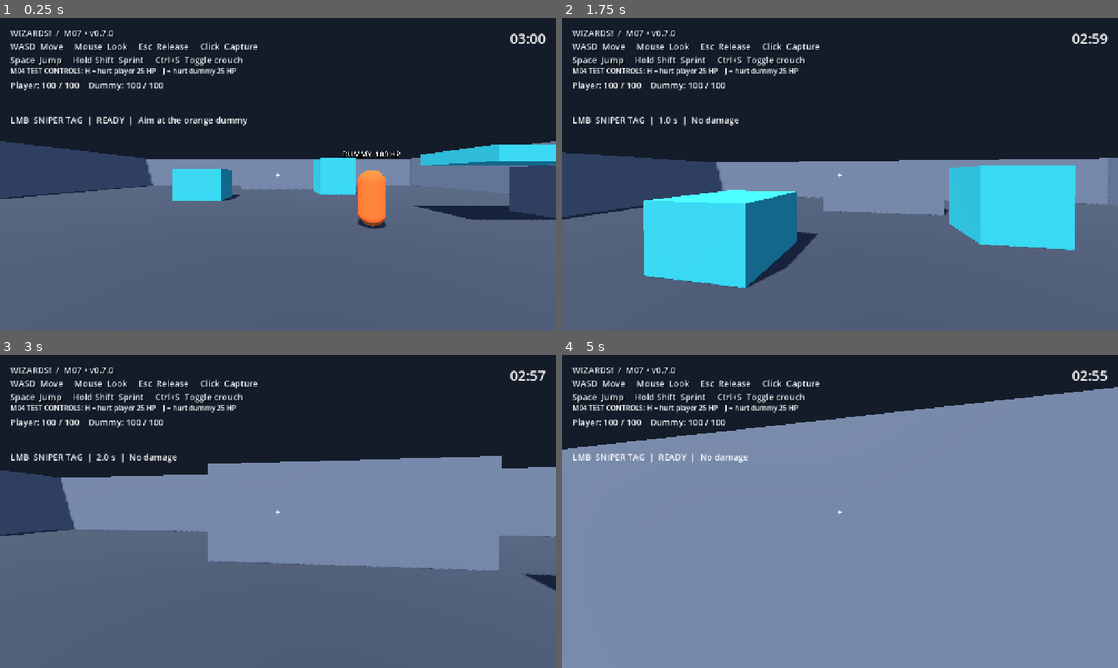
Above: before the commit, frames 1-4 (two rows, left to right).
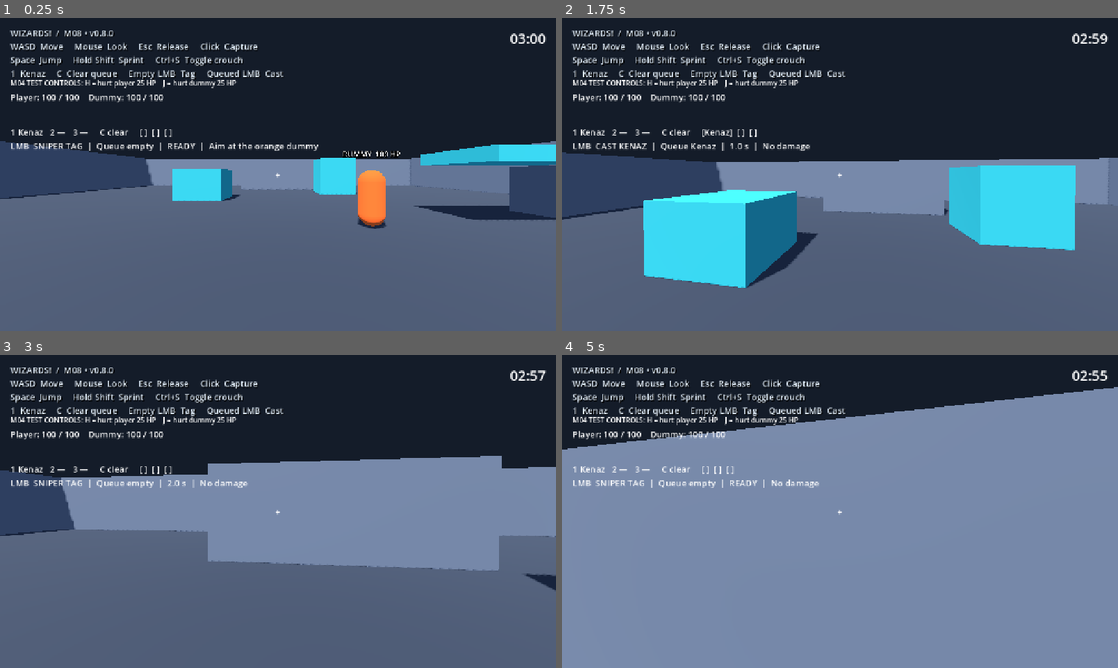
Above: after the commit, the same moments.

Repository: Addersoft/MAGICIDE-
Game: Godot game, scene res://scenes/boot/main.tscn
Two runs of this game, one before a commit and one after it. Both use one fixed random seed, a clock stepped at 60 frames per second and the inputs below.
Inputs (mouse positions are in pixels of both pictures, inside the frame that each line leads up to):
- Up to frame 1 (0.25 s): no input
- Up to frame 2 (1.75 s): tap Enter at 0.5 s; move the mouse to (867, 174) at 0.52 s; hold Ctrl (crouch_modifier) 0.53-1.28 s; hold W (move_forward) from 0.53 s (still down); click (867, 174) at 0.67 s; tap Space (jump) at 0.77, 1.07, 1.52 s; tap Shift (sprint) at 0.8, 1.35 s; move the mouse to (812, 174) at 1.27 s; click (812, 174) at 1.42 s; tap 1 (rune_1, bound only after the commit) at 1.55 s
- Up to frame 3 (3 s): keep holding W (move_forward); tap Space (jump) at 1.82 s; move the mouse to (289, 505) at 2.02 s; hold 1 (rune_1, bound only after the commit) 2.03-2.78 s; click (289, 505) at 2.17 s; tap 2 (rune_2, bound only after the commit) at 2.3, 2.85 s; move the mouse to (272, 517) at 2.77 s; click (272, 517) at 2.92 s
- Up to frame 4 (5 s): keep holding W (move_forward); tap Space (jump) at 3.02, 3.32, 3.77, 4.07, 4.52, 4.55, 4.82 s; tap 3 (rune_3, bound only after the commit) at 3.05 s; move the mouse to (878, 514) at 3.52 s; hold 3 (rune_3, bound only after the commit) 3.53-4.28 s; click (878, 514) at 3.67 s; tap C (rune_clear, bound only after the commit) at 3.8, 4.35 s; move the mouse to (795, 508) at 4.27 s; click (795, 508) at 4.42 s

The runs differ from the first frame. In frame 1, 3.2% of the frame differs, in the area x 2-58%, y 4-43%; in frame 2, 2.9%; in frame 3, 2.8%; in frame 4, 2.7%.

Commit message:
M08: Kenaz rune queue and first hitscan spell
Data-driven Kenaz resource, three-slot queue (key 1 / C), empty-queue Tag
unchanged, Kenaz-only casts 16/20/24, unsupported mixes rejected. Headless
M01–M08: 124 checks pass.

Diff:
--- /dev/null
+++ b/data/runes/kenaz.tres
@@ -0,0 +1,7 @@
+[gd_resource type="Resource" script_class="RuneDefinition" load_steps=2 format=3]
+[ext_resource type="Script" path="res://scripts/runes/rune_definition.gd" id="1"]
+[resource]
+script = ExtResource("1")
+id = &"kenaz"
+display_name = "Kenaz"
+color = Color(1, 0.45, 0.12, 1)
--- a/project.godot
+++ b/project.godot
@@ -1,6 +1,9 @@
+; Engine configuration file.
 config_version=5
+[animation]
+compatibility/default_parent_skeleton_in_mesh_instance_3d=true
 [application]
-config/name="WIZARDS! — M07 v0.7.0"
+config/name="WIZARDS! — M08 v0.8.0"
 run/main_scene="res://scenes/boot/main.tscn"
 config/features=PackedStringArray("4.5", "GL Compatibility")
 [display]
@@ -64,3 +67,20 @@
 "deadzone": 0.2,
 "events": [Object(InputEventMouseButton,"button_index":1)]
 }
+
+rune_1={
+"deadzone": 0.2,
+"events": [Object(InputEventKey,"physical_keycode":49)]
+}
+rune_2={
+"deadzone": 0.2,
+"events": [Object(InputEventKey,"physical_keycode":50)]
+}
+rune_3={
+"deadzone": 0.2,
+"events": [Object(InputEventKey,"physical_keycode":51)]
+}
+rune_clear={
+"deadzone": 0.2,
+"events": [Object(InputEventKey,"physical_keycode":67)]
+}
--- a/scenes/boot/main.tscn
+++ b/scenes/boot/main.tscn
@@ -6,6 +6,7 @@
 [ext_resource type="Script" path="res://scripts/ui/combat_status.gd" id="5"]
 [ext_resource type="Script" path="res://scripts/match/round_manager.gd" id="6"]
 [ext_resource type="Script" path="res://scripts/ui/round_hud.gd" id="7"]
+[ext_resource type="Script" path="res://scripts/ui/rune_hud.gd" id="8"]
 [sub_resource type="Environment" id="Environment"]
 background_mode=1
 background_color=Color(0.08,0.11,0.16,1)
@@ -28,7 +29,7 @@
 [node name="Instructions" type="Label" parent="HUD"]
 offset_left=24.0
 offset_top=20.0
-offset_right=850.0
+offset_right=1100.0
 offset_bottom=110.0
 mouse_filter=2
 theme_override_colors/font_color=Color(0.9,0.95,1,1)
@@ -36,9 +37,10 @@
 theme_override_constants/shadow_offset_x=2
 theme_override_constants/shadow_offset_y=2
 theme_override_font_sizes/font_size=20
-text="WIZARDS!  /  M07 • v0.7.0
+text="WIZARDS!  /  M08 • v0.8.0
 WASD  Move     Mouse  Look     Esc  Release     Click  Capture
-Space  Jump     Hold Shift  Sprint     Ctrl+S  Toggle crouch"
+Space  Jump     Hold Shift  Sprint     Ctrl+S  Toggle crouch
+1  Kenaz     C  Clear queue     Empty LMB  Tag     Queued LMB  Cast"
 [node name="Crosshair" type="Label" parent="HUD"]
 anchors_preset=8
 anchor_left=0.5
@@ -58,26 +60,35 @@
 position=Vector3(3,0,2)
 [node name="HealthStatus" type="Label" parent="HUD"]
 offset_left=24.0
-offset_top=140.0
+offset_top=168.0
 offset_right=1100.0
-offset_bottom=210.0
+offset_bottom=238.0
 mouse_filter=2
 theme_override_font_sizes/font_size=20
 [node name="DamageInstructions" type="Label" parent="HUD"]
 offset_left=24.0
-offset_top=110.0
+offset_top=138.0
 offset_right=1100.0
-offset_bottom=140.0
+offset_bottom=168.0
 mouse_filter=2
 text="M04 TEST CONTROLS: H = hurt player 25 HP    J = hurt dummy 25 HP"
 [node name="DamageTestbed" type="Node" parent="."]
 script=ExtResource("4")
 
+[node name="RuneStatus" type="Label" parent="HUD"]
+offset_left=24.0
+offset_top=248.0
+offset_right=1100.0
+offset_bottom=280.0
+mouse_filter=2
+theme_override_font_sizes/font_size=20
+script=ExtResource("8")
+
 [node name="CombatStatus" type="Label" parent="HUD"]
 offset_left=24.0
-offset_top=220.0
+offset_top=280.0
 offset_right=1100.0
-offset_bottom=255.0
+offset_bottom=320.0
 mouse_filter=2
 theme_override_font_sizes/font_size=20
 script=ExtResource("5")
--- a/scenes/player/player.tscn
+++ b/scenes/player/player.tscn
@@ -7,9 +7,13 @@
 [ext_resource type="Script" path="res://scripts/combat/knockback_component.gd" id="6"]
 [ext_resource type="Script" path="res://scripts/combat/combat_controller.gd" id="7"]
 [ext_resource type="Script" path="res://scripts/actors/respawn_controller.gd" id="8"]
+[ext_resource type="Script" path="res://scripts/runes/rune_queue.gd" id="9"]
+[ext_resource type="Script" path="res://scripts/runes/rune_billboard.gd" id="10"]
 [sub_resource type="CapsuleShape3D" id="Capsule"]
 radius=0.35
 height=1.8
+[sub_resource type="BoxMesh" id="RuneBox"]
+size=Vector3(0.18, 0.18, 0.04)
 [node name="Player" type="CharacterBody3D"]
 collision_layer=2
 collision_mask=3
@@ -41,3 +45,21 @@
 
 [node name="Respawn" type="Node" parent="."]
 script=ExtResource("8")
+
+[node name="RuneQueue" type="Node" parent="."]
+script=ExtResource("9")
+
+[node name="RuneBillboard" type="Node3D" parent="."]
+position=Vector3(0, 2.15, 0)
+script=ExtResource("10")
+[node name="Slot0" type="MeshInstance3D" parent="RuneBillboard"]
+transform=Transform3D(1, 0, 0, 0, 1, 0, 0, 0, 1, -0.24, 0, 0)
+mesh=SubResource("RuneBox")
+visible=false
+[node name="Slot1" type="MeshInstance3D" parent="RuneBillboard"]
+mesh=SubResource("RuneBox")
+visible=false
+[node name="Slot2" type="MeshInstance3D" parent="RuneBillboard"]
+transform=Transform3D(1, 0, 0, 0, 1, 0, 0, 0, 1, 0.24, 0, 0)
+mesh=SubResource("RuneBox")
+visible=false
--- a/scripts/combat/combat_controller.gd
+++ b/scripts/combat/combat_controller.gd
@@ -1,20 +1,25 @@
 extends Node
-## Local M05 attack authority. Rune dispatch and networking are future milestones.
+## Local attack authority. Empty queue is Tag; Kenaz-only queues are the M08 spell.
 signal combat_reset
 signal shot_resolved(hit_position: Vector3, damage: float)
+signal cast_failed(reason: String)
 const TAG_DAMAGE: float = 12.0
 const TAG_COOLDOWN: float = 2.0
 const QUERY_RANGE: float = 1000.0 # Covers the bounded 40 m arena; no damage falloff.
 const KNOCKBACK_SPEED: float = 5.0
 var cooldown_remaining: float = 0.0
+var last_kind: String = "tag"
 var _pending: bool = false
 @onready var actor: CharacterBody3D = get_parent()
 @onready var health = actor.get_node("Health")
 @onready var controls = actor.get_node("PlayerInput")
 @onready var camera: Camera3D = actor.get_node("View/Camera3D")
+@onready var rune_queue = actor.get_node("RuneQueue")
 
 func _ready() -> void:
 	controls.primary_requested.connect(request_tag)
+	controls.rune_insert_requested.connect(_insert)
+	controls.rune_clear_requested.connect(_clear)
 	controls.capture_changed.connect(_capture_changed)
 	health.died.connect(_cancel)
 
@@ -22,6 +27,16 @@
 	if health.is_dead or not controls.controls_active or cooldown_remaining > 0.0:
 		return
 	_pending = true
+
+func _insert(index: int) -> void:
+	if health.is_dead or not controls.controls_active:
+		return
+	rune_queue.insert_bind(index)
+
+func _clear() -> void:
+	if health.is_dead or not controls.controls_active:
+		return
+	rune_queue.clear()
 
 func _cancel() -> void:
 	_pending = false
@@ -37,6 +52,14 @@
 	_pending = false
 	if health.is_dead or not controls.controls_active or cooldown_remaining > 0.0:
 		return
+	var recipe: Dictionary = SpellCatalog.resolve(rune_queue.snapshot())
+	var kind: String = str(recipe.get("kind", "unsupported"))
+	if kind == "unsupported":
+		cast_failed.emit("unsupported mix")
+		return
+	if kind != "tag":
+		rune_queue.consume()
+	last_kind = kind
 	cooldown_remaining = TAG_COOLDOWN
 	var origin: Vector3 = camera.global_position
 	var direction: Vector3 = -camera.global_basis.z
@@ -45,13 +68,14 @@
 	query.hit_from_inside = true
 	var hit: Dictionary = actor.get_world_3d().direct_space_state.intersect_ray(query)
 	var applied: float = 0.0
+	var damage: float = float(recipe.get("damage", TAG_DAMAGE))
 	if not hit.is_empty():
 		endpoint = hit.position
 		var target = hit.collider
 		if target is Node:
 			var target_health = target.get_node_or_null("Health")
 			if target_health != null and target_health.has_method("apply_damage"):
-				applied = target_health.apply_damage(TAG_DAMAGE)
+				applied = target_health.apply_damage(damage)
 				if applied > 0.0 and target.has_method("apply_knockback"):
 					target.apply_knockback(direction * KNOCKBACK_SPEED)
 	shot_resolved.emit(endpoint, applied)
@@ -59,4 +83,6 @@
 func reset_for_respawn() -> void:
 	_pending = false
 	cooldown_remaining = 0.0
+	last_kind = "tag"
+	rune_queue.clear()
 	combat_reset.emit()
--- a/scripts/player/player_input.gd
+++ b/scripts/player/player_input.gd
@@ -3,6 +3,8 @@
 signal primary_requested
 signal look_requested(delta_pixels: Vector2)
 signal capture_changed(captured: bool)
+signal rune_insert_requested(index: int)
+signal rune_clear_requested
 var controls_active: bool = false
 var gameplay_enabled: bool = true
 var _discard_motion: bool = false
@@ -41,6 +43,18 @@
 		if not event.ctrl_pressed:
 			primary_requested.emit()
 		get_viewport().set_input_as_handled()
+	elif event.is_action_pressed("rune_1") and controls_active:
+		rune_insert_requested.emit(0)
+		get_viewport().set_input_as_handled()
+	elif event.is_action_pressed("rune_2") and controls_active:
+		rune_insert_requested.emit(1)
+		get_viewport().set_input_as_handled()
+	elif event.is_action_pressed("rune_3") and controls_active:
+		rune_insert_requested.emit(2)
+		get_viewport().set_input_as_handled()
+	elif event.is_action_pressed("rune_clear") and controls_active:
+		rune_clear_requested.emit()
+		get_viewport().set_input_as_handled()
 	elif event is InputEventMouseMotion and controls_active:
 		if _discard_motion:
 			_discard_motion = false
--- /dev/null
+++ b/scripts/runes/rune_billboard.gd
@@ -0,0 +1,26 @@
+extends Node3D
+## World-space queue over the caster. Presentation only.
+@onready var queue = get_parent().get_node("RuneQueue")
+@onready var marks: Array[MeshInstance3D] = [$Slot0, $Slot1, $Slot2]
+
+func _ready() -> void:
+	queue.queue_changed.connect(_refresh)
+	_refresh()
+
+func _refresh() -> void:
+	var slots: PackedStringArray = queue.snapshot()
+	for i in marks.size():
+		var mesh: MeshInstance3D = marks[i]
+		if i >= slots.size():
+			mesh.visible = false
+			continue
+		mesh.visible = true
+		var mat := StandardMaterial3D.new()
+		mat.shading_mode = BaseMaterial3D.SHADING_MODE_UNSHADED
+		mat.albedo_color = _color_for(slots[i])
+		mesh.set_surface_override_material(0, mat)
+
+func _color_for(rune_id: String) -> Color:
+	if rune_id == "kenaz":
+		return Color(1.0, 0.45, 0.12, 1.0)
+	return Color(0.55, 0.58, 0.65, 1.0)
--- /dev/null
+++ b/scripts/runes/rune_definition.gd
@@ -0,0 +1,6 @@
+class_name RuneDefinition
+extends Resource
+## Authored rune identity. No runtime queue or actor state lives here.
+@export var id: StringName = &""
+@export var display_name: String = ""
+@export var color: Color = Color.WHITE
--- /dev/null
+++ b/scripts/runes/rune_queue.gd
@@ -0,0 +1,51 @@
+extends Node
+## Owns the three-slot combat queue. Newest rune is index 0 (slot 1).
+signal queue_changed
+const MAX_SLOTS: int = 3
+## Match bind keys 1/2/3. Empty string means unbound.
+@export var bound: PackedStringArray = PackedStringArray(["kenaz", "", ""])
+var slots: PackedStringArray = PackedStringArray()
+
+func insert_bind(index: int) -> bool:
+	if index < 0 or index >= bound.size():
+		return false
+	var rune: String = str(bound[index])
+	if rune.is_empty():
+		return false
+	var next := PackedStringArray()
+	next.append(rune)
+	for i in mini(slots.size(), MAX_SLOTS - 1):
+		next.append(slots[i])
+	slots = next
+	queue_changed.emit()
+	return true
+
+func push_id(rune_id: String) -> bool:
+	if rune_id.is_empty():
+		return false
+	var next := PackedStringArray()
+	next.append(rune_id)
+	for i in mini(slots.size(), MAX_SLOTS - 1):
+		next.append(slots[i])
+	slots = next
+	queue_changed.emit()
+	return true
+
+func clear() -> void:
+	if slots.is_empty():
+		return
+	slots = PackedStringArray()
+	queue_changed.emit()
+
+func consume() -> PackedStringArray:
+	var taken: PackedStringArray = slots.duplicate()
+	if not slots.is_empty():
+		slots = PackedStringArray()
+		queue_changed.emit()
+	return taken
+
+func snapshot() -> PackedStringArray:
+	return slots.duplicate()
+
+func is_empty() -> bool:
+	return slots.is_empty()
--- /dev/null
+++ b/scripts/runes/spell_catalog.gd
@@ -0,0 +1,17 @@
+class_name SpellCatalog
+extends RefCounted
+## Resolves a queue snapshot into a cast recipe. No world queries.
+const TAG_DAMAGE: float = 12.0
+const KENAZ_BASE: float = 12.0
+const KENAZ_STEP: float = 4.0
+
+static func resolve(queue: PackedStringArray) -> Dictionary:
+	if queue.is_empty():
+		return {"kind": "tag", "damage": TAG_DAMAGE, "label": "SNIPER TAG"}
+	var copies: int = 0
+	for rune_id in queue:
+		if rune_id != "kenaz":
+			return {"kind": "unsupported", "damage": 0.0, "label": "UNSUPPORTED"}
+		copies += 1
+	var damage: float = KENAZ_BASE + KENAZ_STEP * float(copies)
+	return {"kind": "kenaz", "damage": damage, "copies": copies, "label": "KENAZ"}
--- a/scripts/ui/combat_status.gd
+++ b/scripts/ui/combat_status.gd
@@ -1,23 +1,47 @@
 extends Label
 @onready var combat = get_parent().get_parent().get_node("Player/Combat")
+@onready var rune_queue = get_parent().get_parent().get_node("Player/RuneQueue")
 var last_result: String = "Aim at the orange dummy"
 
 func _ready() -> void:
 	combat.shot_resolved.connect(_shot)
 	combat.combat_reset.connect(_reset)
+	combat.cast_failed.connect(_failed)
+	rune_queue.queue_changed.connect(_queue)
 
 func _shot(_position: Vector3, damage: float) -> void:
-	last_result = "HIT — %.0f damage" % damage if damage > 0.0 else "No damage"
+	var kind: String = combat.last_kind
+	if damage > 0.0:
+		last_result = "%s HIT — %.0f damage" % [kind.to_upper(), damage]
+	else:
+		last_result = "No damage"
+
+func _failed(reason: String) -> void:
+	last_result = reason
+
+func _queue() -> void:
+	pass
 
 func _process(_delta: float) -> void:
 	if not combat.controls.gameplay_enabled:
-		text = "SNIPER TAG  |  Round ended"
+		text = "COMBAT  |  Round ended"
 		return
 	if combat.health.is_dead:
-		text = "SNIPER TAG  |  Disabled while dead"
+		text = "COMBAT  |  Disabled while dead"
 		return
 	var state: String = "READY" if combat.cooldown_remaining <= 0.0 else "%.1f s" % combat.cooldown_remaining
-	text = "LMB  SNIPER TAG  |  %s  |  %s" % [state, last_result]
+	var queue: String = _queue_text()
+	var weapon: String = "SNIPER TAG" if rune_queue.is_empty() else "CAST " + SpellCatalog.resolve(rune_queue.snapshot()).get("label", "SPELL")
+	text = "LMB  %s  |  %s  |  %s  |  %s" % [weapon, queue, state, last_result]
+
+func _queue_text() -> String:
+	var slots: PackedStringArray = rune_queue.snapshot()
+	if slots.is_empty():
+		return "Queue empty"
+	var names: PackedStringArray = PackedStringArray()
+	for rune_id in slots:
+		names.append(rune_id.capitalize())
+	return "Queue " + " > ".join(names)
 
 func _reset() -> void:
 	last_result = "Aim at the orange dummy"
--- /dev/null
+++ b/scripts/ui/rune_hud.gd
@@ -0,0 +1,16 @@
+extends Label
+@onready var rune_queue = get_parent().get_parent().get_node("Player/RuneQueue")
+
+func _ready() -> void:
+	rune_queue.queue_changed.connect(_refresh)
+	_refresh()
+
+func _refresh() -> void:
+	var slots: PackedStringArray = rune_queue.snapshot()
+	var cells: PackedStringArray = PackedStringArray()
+	for i in 3:
+		if i < slots.size():
+			cells.append("[%s]" % slots[i].capitalize())
+		else:
+			cells.append("[ ]")
+	text = "1 Kenaz   2 —   3 —     C clear     %s  %s  %s" % [cells[0], cells[1], cells[2]]
--- /dev/null
+++ b/tests/m08_smoke.gd
@@ -0,0 +1,123 @@
+extends SceneTree
+var failures: int = 0
+var shots: int = 0
+var fails: int = 0
+var last_damage: float = -1.0
+
+func _initialize() -> void:
+	call_deferred("run")
+
+func check(ok: bool, message: String) -> void:
+	if not ok:
+		failures += 1
+		push_error(message)
+	else:
+		print("PASS: ", message)
+
+func ticks(n: int) -> void:
+	for i in range(n):
+		await physics_frame
+		await process_frame
+
+func click(controls: Node) -> void:
+	var event := InputEventMouseButton.new()
+	event.button_index = MOUSE_BUTTON_LEFT
+	event.pressed = true
+	controls._unhandled_input(event)
+
+func press(controls: Node, action: String) -> void:
+	var event := InputEventKey.new()
+	event.pressed = true
+	match action:
+		"rune_1":
+			event.physical_keycode = KEY_1
+		"rune_2":
+			event.physical_keycode = KEY_2
+		"rune_3":
+			event.physical_keycode = KEY_3
+		"rune_clear":
+			event.physical_keycode = KEY_C
+	controls._unhandled_input(event)
+
+func run() -> void:
+	var scene = load("res://scenes/boot/main.tscn").instantiate()
+	root.add_child(scene)
+	await ticks(20)
+	var player = scene.get_node("Player")
+	var dummy = scene.get_node("Dummy")
+	var health = dummy.get_node("Health")
+	var combat = player.get_node("Combat")
+	var queue = player.get_node("RuneQueue")
+	var controls = player.get_node("PlayerInput")
+	var view = player.get_node("View")
+	combat.shot_resolved.connect(func(_point, damage): shots += 1; last_damage = damage)
+	combat.cast_failed.connect(func(_reason): fails += 1)
+	controls.controls_active = true
+	view.look_at(dummy.position + Vector3(0, 1.3, 0))
+
+	check(queue.is_empty(), "Queue starts empty")
+	check(SpellCatalog.resolve(PackedStringArray()).get("kind") == "tag", "Empty recipe is Tag")
+	check(float(SpellCatalog.resolve(PackedStringArray(["kenaz"])).get("damage")) == 16.0, "One Kenaz deals 16")
+	check(float(SpellCatalog.resolve(PackedStringArray(["kenaz", "kenaz", "kenaz"])).get("damage")) == 24.0, "Three Kenaz deals 24")
+	check(SpellCatalog.resolve(PackedStringArray(["kenaz", "isa"])).get("kind") == "unsupported", "Mixed queue is unsupported")
+
+	click(controls)
+	await ticks(2)
+	check(health.current_health == 88.0 and last_damage == 12.0 and shots == 1, "Empty queue still fires Tag for 12")
+
+	press(controls, "rune_2")
+	press(controls, "rune_3")
+	check(queue.is_empty(), "Unbound 2 and 3 do not insert")
+
+	press(controls, "rune_1")
+	check(queue.snapshot() == PackedStringArray(["kenaz"]), "Key 1 inserts Kenaz at slot 1")
+	press(controls, "rune_1")
+	press(controls, "rune_1")
+	press(controls, "rune_1")
+	check(queue.snapshot() == PackedStringArray(["kenaz", "kenaz", "kenaz"]), "Fourth insert discards slot 3")
+	press(controls, "rune_clear")
+	check(queue.is_empty(), "C clears the queue without casting")
+
+	await ticks(130)
+	press(controls, "rune_1")
+	click(controls)
+	await ticks(2)
+	check(health.current_health == 72.0 and last_damage == 16.0, "Single Kenaz hitscan deals 16")
+	check(queue.is_empty(), "Successful Kenaz cast consumes the queue")
+	check(combat.last_kind == "kenaz", "Combat records Kenaz kind")
+	check(combat.cooldown_remaining > 1.9, "Kenaz uses the two-second cooldown")
+
+	await ticks(130)
+	press(controls, "rune_1")
+	press(controls, "rune_1")
+	press(controls, "rune_1")
+	click(controls)
+	await ticks(2)
+	check(health.current_health == 48.0 and last_damage == 24.0, "Triple Kenaz deals 24")
+	check(queue.is_empty(), "Triple cast consumes all three slots")
+
+	await ticks(130)
+	queue.push_id("isa")
+	var hp_before: float = health.current_health
+	var fail_before: int = fails
+	click(controls)
+	await ticks(2)
+	check(health.current_health == hp_before and combat.cooldown_remaining == 0.0, "Unsupported mix does not damage or start cooldown")
+	check(queue.snapshot() == PackedStringArray(["isa"]), "Unsupported mix keeps the queue")
+	check(fails == fail_before + 1, "Unsupported mix emits cast_failed")
+	press(controls, "rune_clear")
+
+	press(controls, "rune_1")
+	check(queue.snapshot() == PackedStringArray(["kenaz"]), "Kenaz sits in queue before death")
+	player.health.apply_damage(1000)
+	press(controls, "rune_1")
+	check(queue.snapshot() == PackedStringArray(["kenaz"]), "Dead player cannot insert runes")
+	player.get_node("Respawn").remaining = 0.01
+	await ticks(8)
+	check(player.health.current_health == 100.0, "Respawn restores player")
+	check(queue.is_empty(), "Respawn clears leftover queue")
+
+	scene.queue_free()
+	await process_frame
+	print("M08 failures: ", failures)
+	quit(1 if failures else 0)
Not shown: 1 places in scenes/boot/main.tscn that only renumber resources
Not shown: 1 places in scenes/player/player.tscn that only renumber resources
Not shown, changed: docs/ARCHITECTURE.md
Not shown, changed: docs/INPUT_MAP.md
Not shown, added: docs/MASTER_PLAN.md
Not shown, changed: docs/PROJECT_STATE.md
Not shown, changed: docs/TECH_DEBT.md
Not shown, changed: docs/TEST_PLAN.md
Not shown, changed: docs/TEST_RESULTS.md
Not shown, changed: docs/TODO.md
Not shown, added: docs/checkpoints/M08.md
Not shown, added: docs/decisions/ADR-008-rune-queue.md
